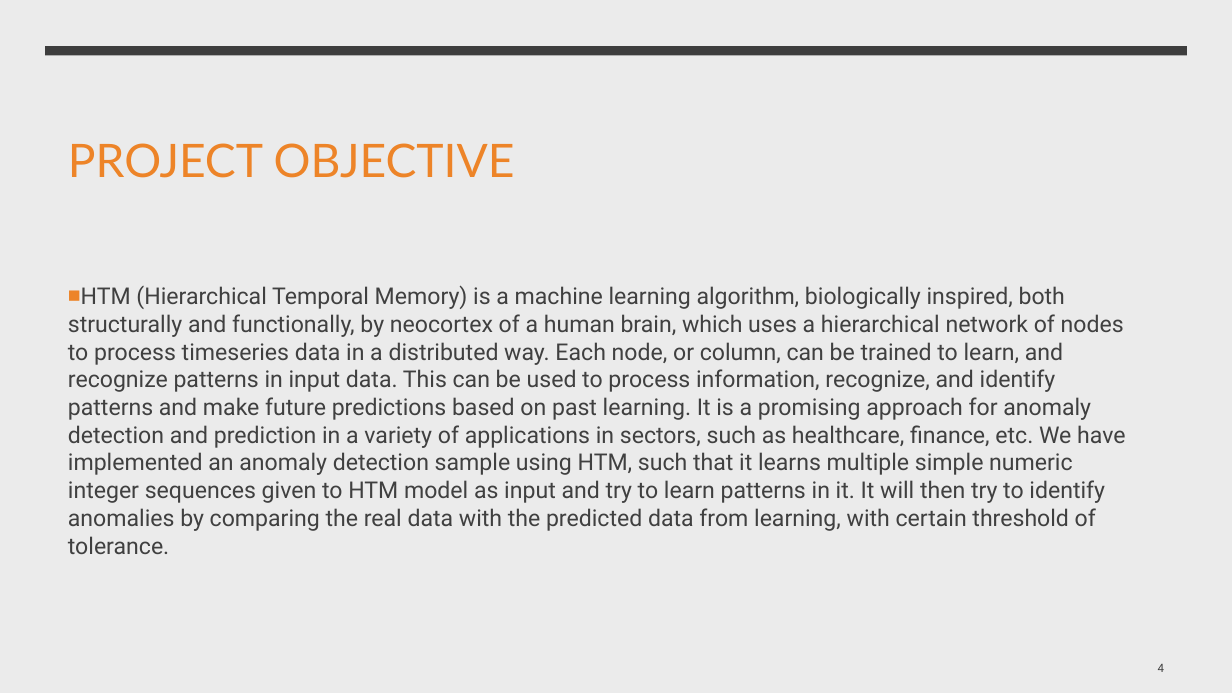
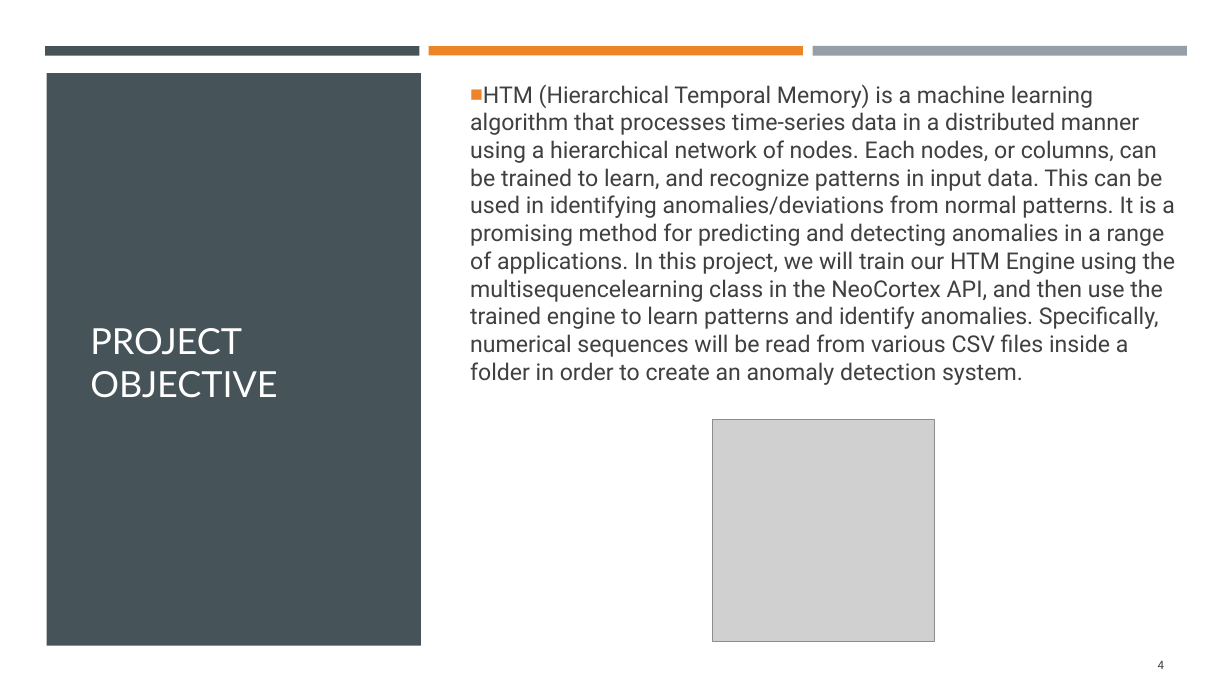
Before and after one commit to mahbubur-r/neocortexapi, a slide deck: slide 4 of source/MySEProject/Documentation/ML2324-8 Implement Anomaly Detection Sample.pptx. Drawn at 1232x693 pixels with LibreOffice and Linux fonts; fonts in the diff are those of the drawing; grey boxes stand for pictures. Boxes give left, top, right and bottom in pixels: in the first picture for what was removed or moved away, otherwise in the second. Text is boxed around its words. In the diff, an @@ line names an element or a change of style, - is before the commit and + after.

Commit message:
slight changes on project doc

```diff
--- a/source/MySEProject/Documentation/ML2324-8 Implement Anomaly Detection Sample.pptx
+++ b/source/MySEProject/Documentation/ML2324-8 Implement Anomaly Detection Sample.pptx
@@ background #EBEBEB to #FFFFFF @@
@@ rectangle at box(0, 0, 1232, 693): fill #EBEBEB to #FFFFFF @@
@@ rectangle added at box(45, 46, 420, 55), fill #465359 @@
@@ rectangle: place and size @@
-rectangle at box(45, 46, 1188, 55)
+rectangle at box(429, 46, 803, 55)
@@ rectangle at box(429, 46, 803, 55): fill #3D3D3D to #ED8428 @@
@@ rectangle added at box(812, 46, 1187, 56), fill #969FA7 @@
@@ rectangle added at box(46, 73, 421, 646), fill #465359 @@
@@ text at box(470, 84, 1175, 385): text changed @@
-■ HTM (Hierarchical Temporal Memory) is a machine learning algorithm, biologically inspired, both structurally and functionally, by neocortex of a human brain, which uses a hierarchical network of nodes to process timeseries data in a distributed way. Each node, or column, can be trained to learn, and recognize patterns in input data. This can be used to process information, recognize, and identify patterns and make future predictions based on past learning. It is a promising approach for anomaly detection and prediction in a variety of applications in sectors, such as healthcare, finance, etc. We have implemented an anomaly detection sample using HTM, such that it learns multiple simple numeric integer sequences given to HTM model as input and try to learn patterns in it. It will then try to identify anomalies by comparing the real data with the predicted data from learning, with certain threshold of tolerance.
+■ HTM (Hierarchical Temporal Memory) is a machine learning algorithm that processes time-series data in a distributed manner using a hierarchical network of nodes. Each nodes, or columns, can be trained to learn, and recognize patterns in input data. This can be used in identifying anomalies/deviations from normal patterns. It is a promising method for predicting and detecting anomalies in a range of applications. In this project, we will train our HTM Engine using the multisequencelearning class in the NeoCortex API, and then use the trained engine to learn patterns and identify anomalies. Specifically, numerical sequences will be read from various CSV files inside a folder in order to create an anomaly detection system.
@@ text "PROJECT OBJECTIVE": place and size @@
-text "PROJECT OBJECTIVE" at box(68, 143, 515, 178)
+text "PROJECT OBJECTIVE" at box(90, 328, 277, 398)
@@ text "PROJECT OBJECTIVE" at box(90, 328, 277, 398): size 36 to 28 pt, text colour #ED8428 to #FFFFFF; vertical alignment bottom to middle @@
@@ picture added at box(714, 420, 935, 641) @@
```
Also in this commit, not shown: 6 other slides changed, 1 slide added, 1 slide removed, 1 other file.
